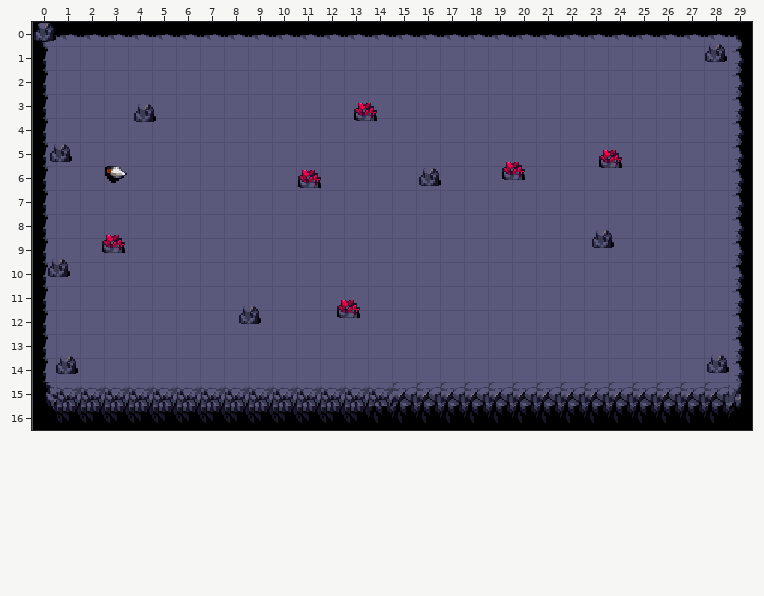
Two states of a Tiled map, game/resources/assets/tiles/level1.tmx. The picture above is the old version.
Cells are 16x16 px. Shown: x 0..29, y 0..16.
The result:
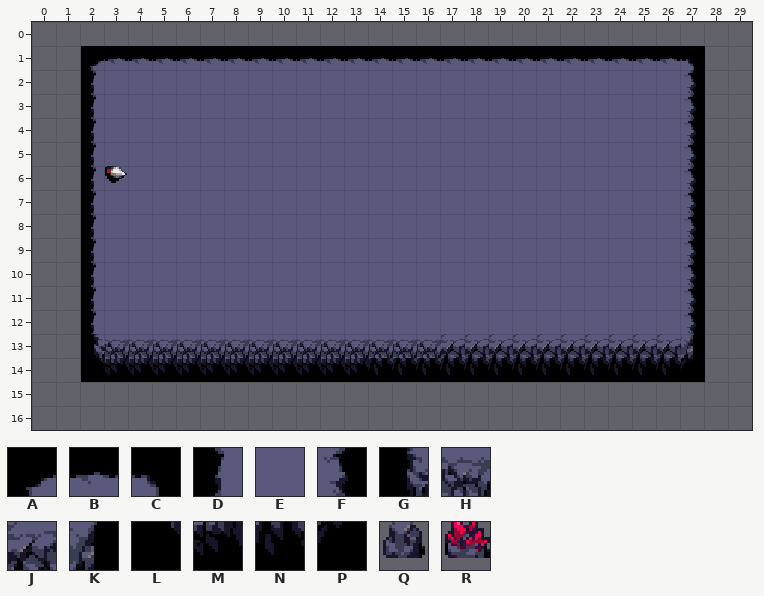
Key: from "tileset": A 0, B 1, C 3, D 6, E 7, F 9, G 12, H 13, J 14, K 15, L 18, M 19, N 20, P 21, Q 34, R 35.
_ is an empty cell.
Objects are placed by their top-left corner, in cells (3,4 is the top-left corner of cell 3,4); size is 1x1 cell unless given.
The edit:
Layer "Tile Layer 1":
y 0: x 0..29 ABBBBBBBBBBBBBBBBBBBBBBBBBBBBC -> ______________________________
y 1: x 0 D -> _; x 2..29 EEEEEEEEEEEEEEEEEEEEEEEEEEEF -> ABBBBBBBBBBBBBBBBBBBBBBBBC__
y 2..4: x 0 D -> _; x 2 E -> D; x 27 E -> F; x 29 F -> _
y 5: x 0..2 DEE -> __D; x 27 E -> F; x 29 F -> _
y 6..8: x 0 D -> _; x 2 E -> D; x 27 E -> F; x 29 F -> _
y 9..10: x 0..2 DEE -> __D; x 27 E -> F; x 29 F -> _
y 11..12: x 0 D -> _; x 2 E -> D; x 27 E -> F; x 29 F -> _
y 13: x 0..29 DEEEEEEEEEEEEEEEEEEEEEEEEEEEEF -> __GHHHHHHHHHHHHHHJJJJJJJJJJK__
y 14: x 0..29 DEEEEEEEEEEEEEEEEEEEEEEEEEEEEF -> __LMMMMMMMMMMMNNNNNNNNNNNNNP__
y 15: x 0..29 GHHHHHHHHHHHHHHJJJJJJJJJJJJJJK -> ______________________________
y 16: x 0..29 LMMMMMMMMMMMMMNNNNNNNNNNNNNNNP -> ______________________________
Layer "Rocks" (now hidden):
removed: Q "rock" at 0,0
removed: Q "rock" at 28,0.9
removed: R at 13.4,3.4
removed: Q at 4.2,3.4
removed: Q "rock" at 0.7,5.1
removed: R "crystal" at 23.6,5.3
removed: R at 19.5,5.8
removed: Q "rock" at 16.1,6.1
removed: R "crystal" at 11,6.2
removed: Q "rock" at 23.3,8.7
removed: R at 2.9,8.9
removed: Q at 0.6,9.9
removed: R at 12.7,11.6
removed: Q "rock" at 8.6,11.8
removed: Q "rock" at 28.1,13.9
removed: Q "rock" at 1,13.9
Boxes around the changes in both pictures, in picture pixels (x1, y1, x2, y2):
changed: (33, 22, 752, 430)
